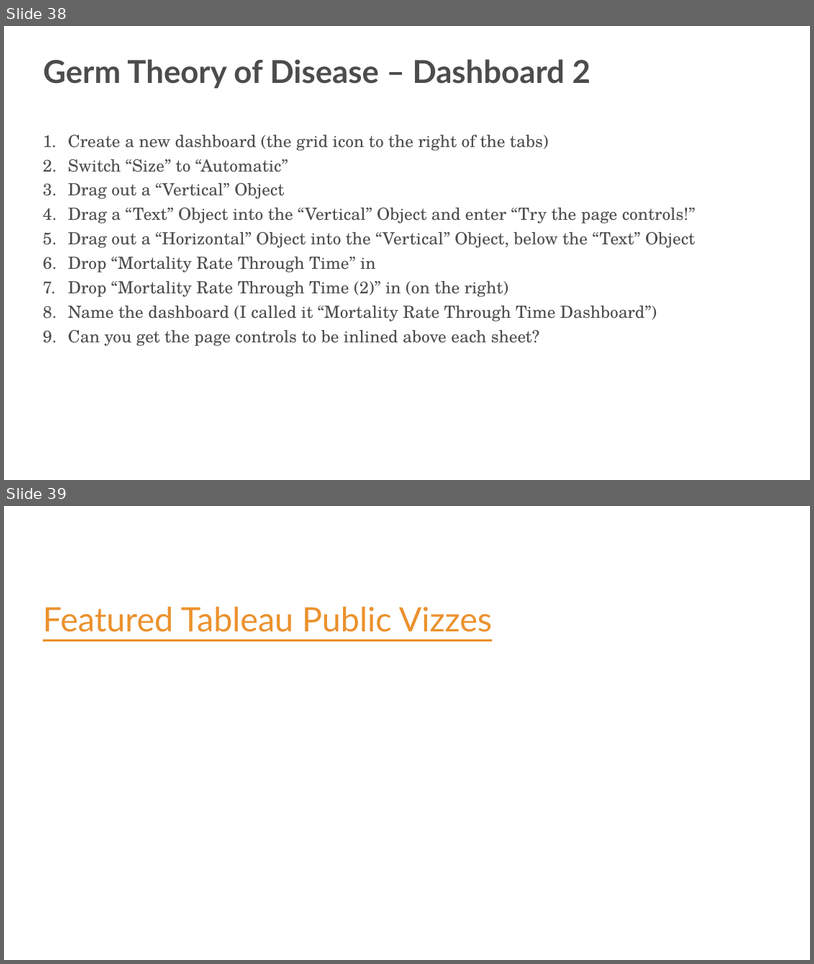
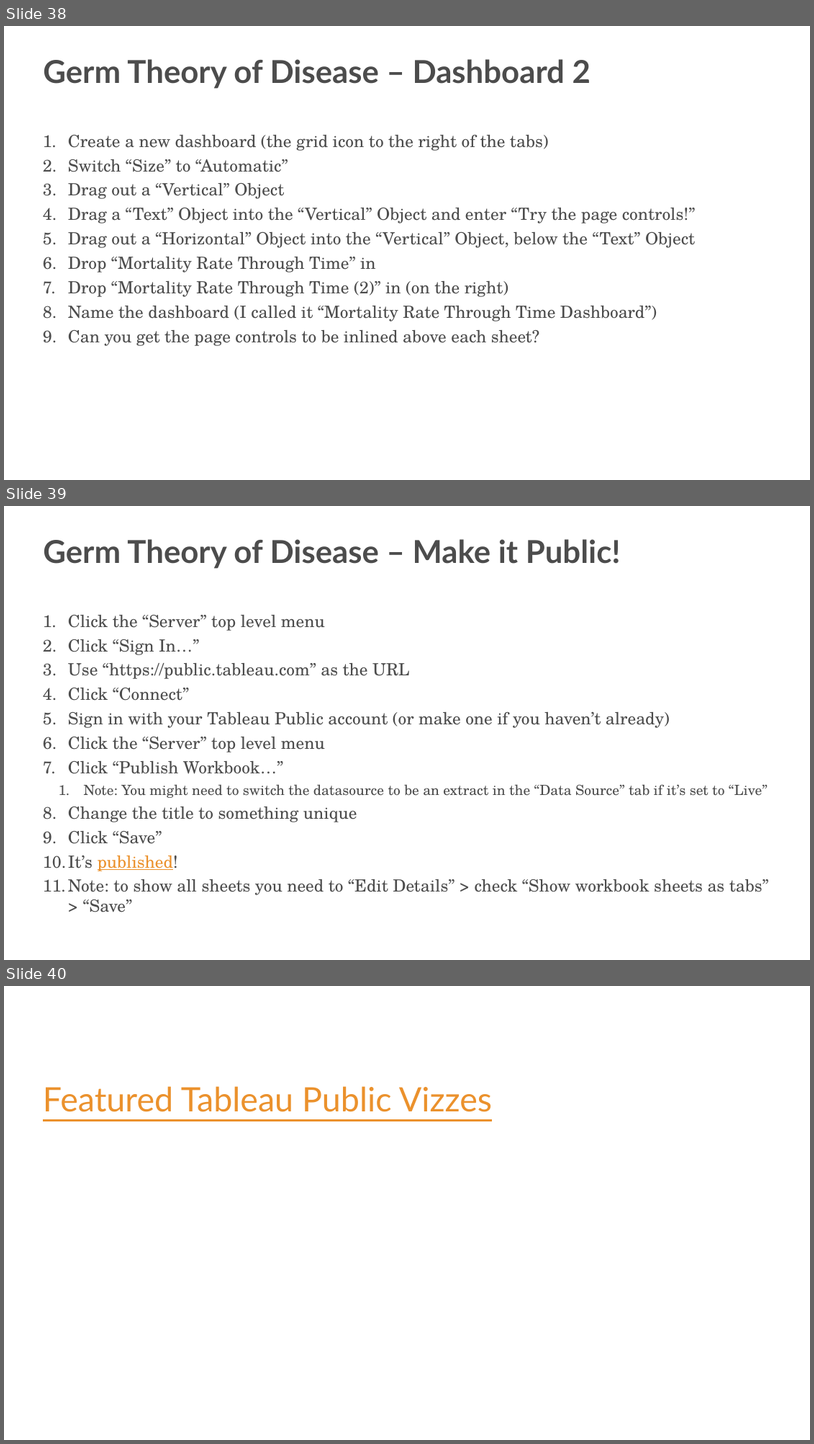
Before and after one commit to s-kyle-reed/data-lecture, a slide deck: lecture.pptx. Shown one above the other, each under a label of ours: slides 38 and 39 before the commit, slides 38, 39 and 40 after it. The pictures are 814x964 and 814x1444 pixels, drawn with LibreOffice and Linux fonts; fonts in the diff are those of the drawing; background and template pictures are left out. Boxes give left, top, right and bottom in pixels: in the first picture for what was removed or moved away, otherwise in the second. Text is boxed around its words. In the diff, an @@ line names an element or a change of style, - is before the commit and + after.

Commit message:
added publishing instructions and filter actions

```diff
--- a/lecture.pptx
+++ b/lecture.pptx
@@ slide 39 added at bbox=[4, 506, 810, 960], background #FFFFFF @@
@@ text added at bbox=[43, 539, 621, 569], 45 pt, text #4C4C4C, bold @@
+Germ Theory of Disease – Make it Public!
@@ text added at bbox=[68, 615, 769, 912], 24 pt, text #4C4C4C @@
+1. Click the “Server” top level menu
+2. Click “Sign In…”
+3. Use “https://public.tableau.com” as the URL
+4. Click “Connect”
+5. Sign in with your Tableau Public account (or make one if you haven’t already)
+6. Click the “Server” top level menu
+7. Click “Publish Workbook…”
+  1. Note: You might need to switch the datasource to be an extract in the “Data Source” tab if it’s set to “Live”
+8. Change the title to something unique
+9. Click “Save”
+10. It’s published!
+11. Note: to show all sheets you need to “Edit Details” > check “Show workbook sheets as tabs” > “Save”
@@ what was slide 39 is now slide 40 @@
```
Also in this commit, not shown: 1 slide changed, 1 other file.
